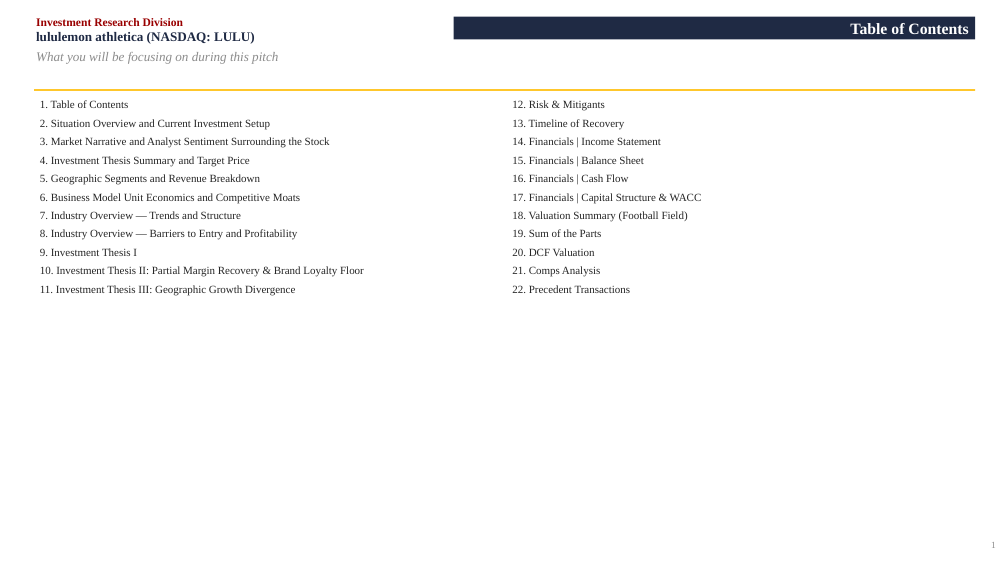
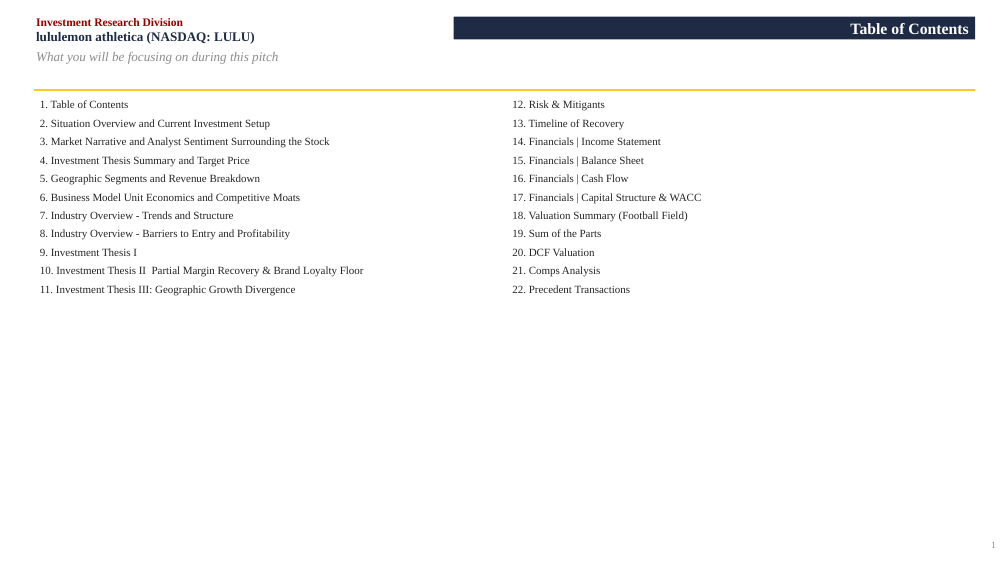
Before and after one commit to vengeanceaiUSC/RM, a slide deck: slide 1 of LULU/LULU_Investment_Pitch_Deck.pptx. Drawn at 1008x567 pixels with LibreOffice and Linux fonts; fonts in the diff are those of the drawing. Boxes give left, top, right and bottom in pixels: in the first picture for what was removed or moved away, otherwise in the second. Text is boxed around its words. In the diff, an @@ line names an element or a change of style, - is before the commit and + after.

```diff
--- a/LULU/LULU_Investment_Pitch_Deck.pptx
+++ b/LULU/LULU_Investment_Pitch_Deck.pptx
@@ text at (40,211,290,240): text changed @@
-7. Industry Overview — Trends and Structure
-8. Industry Overview — Barriers to Entry and Profitability
+7. Industry Overview - Trends and Structure
+8. Industry Overview - Barriers to Entry and Profitability
@@ text at (40,266,364,277): text changed @@
-10. Investment Thesis II: Partial Margin Recovery & Brand Loyalty Floor
+10. Investment Thesis II Partial Margin Recovery & Brand Loyalty Floor
```
Also in this commit, not shown: 2 other slides changed, 2 other files.
